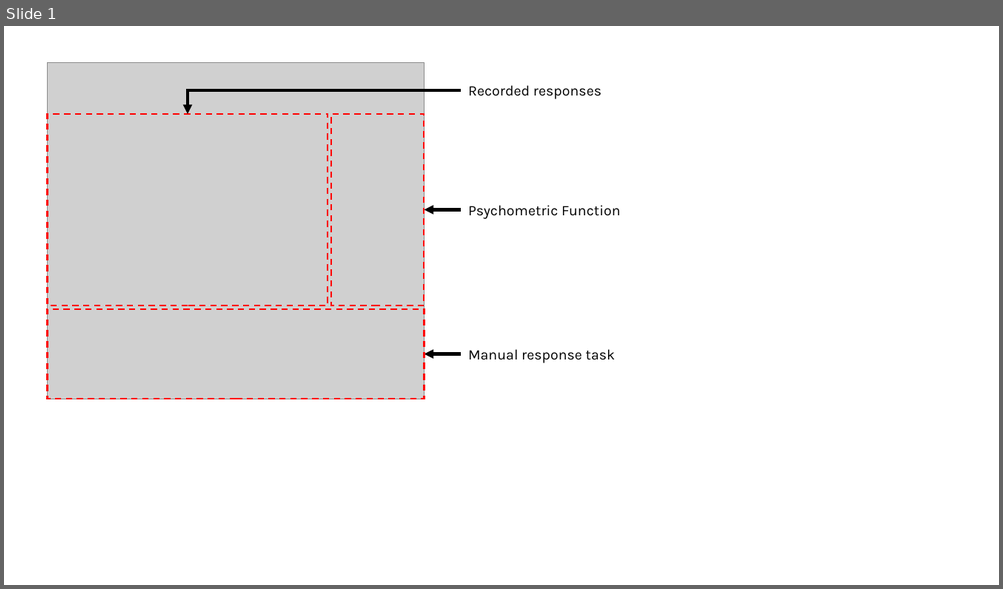
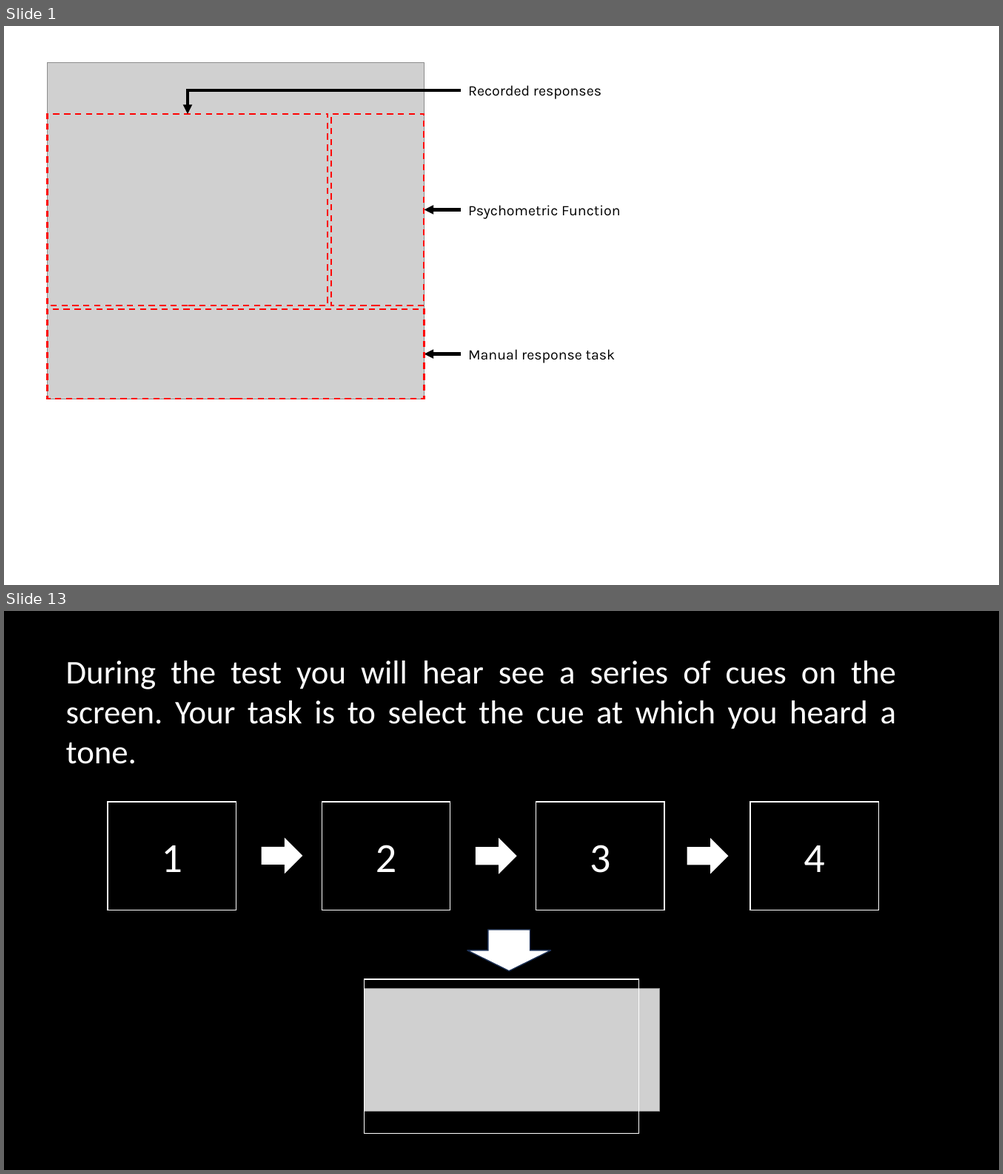
Before and after one commit to LabBench-Society/LabBench.Documentation, a slide deck: illustrations/test-threshold-estimation.pptx. Shown one above the other, each under a label of ours: slide 1 before the commit, slides 1 and 13 after it; the slides between them are not shown. The pictures are 1003x589 and 1003x1174 pixels, drawn with LibreOffice and Linux fonts; fonts in the diff are those of the drawing; grey boxes stand for pictures. Boxes give left, top, right and bottom in pixels: in the first picture for what was removed or moved away, otherwise in the second. Text is boxed around its words. In the diff, an @@ line names an element or a change of style, - is before the commit and + after.

```diff
--- a/illustrations/test-threshold-estimation.pptx
+++ b/illustrations/test-threshold-estimation.pptx
@@ slide 13 added at box(4, 611, 999, 1170), background #000000 @@
@@ text added at box(66, 661, 896, 764), 32 pt, text #FFFFFF @@
+During the test you will hear see a series of cues on the screen. Your task is to select the cue at which you heard a tone.
@@ rectangle added at box(108, 802, 236, 910), outline #FFFFFF 1 pt, 40 pt, text #FFFFFF @@
+1
@@ rectangle added at box(322, 802, 450, 910), outline #FFFFFF 1 pt, 40 pt, text #FFFFFF @@
+2
@@ rectangle added at box(536, 802, 664, 910), outline #FFFFFF 1 pt, 40 pt, text #FFFFFF @@
+3
@@ rectangle added at box(750, 802, 879, 910), outline #FFFFFF 1 pt, 40 pt, text #FFFFFF @@
+4
@@ right arrow added at box(262, 840, 302, 873), fill #FFFFFF, outline #FFFFFF 1 pt @@
@@ right arrow added at box(476, 840, 517, 873), fill #FFFFFF, outline #FFFFFF 1 pt @@
@@ right arrow added at box(688, 840, 728, 873), fill #FFFFFF, outline #FFFFFF 1 pt @@
@@ down arrow added at box(467, 931, 551, 971), fill #FFFFFF, outline #1E3256 1 pt @@
@@ rectangle added at box(364, 980, 639, 1134), outline #FFFFFF 1 pt @@
@@ picture added at box(364, 988, 660, 1112) @@
```
Also in this commit, not shown: 11 other slides added, 1 slide removed, 29 other files.
